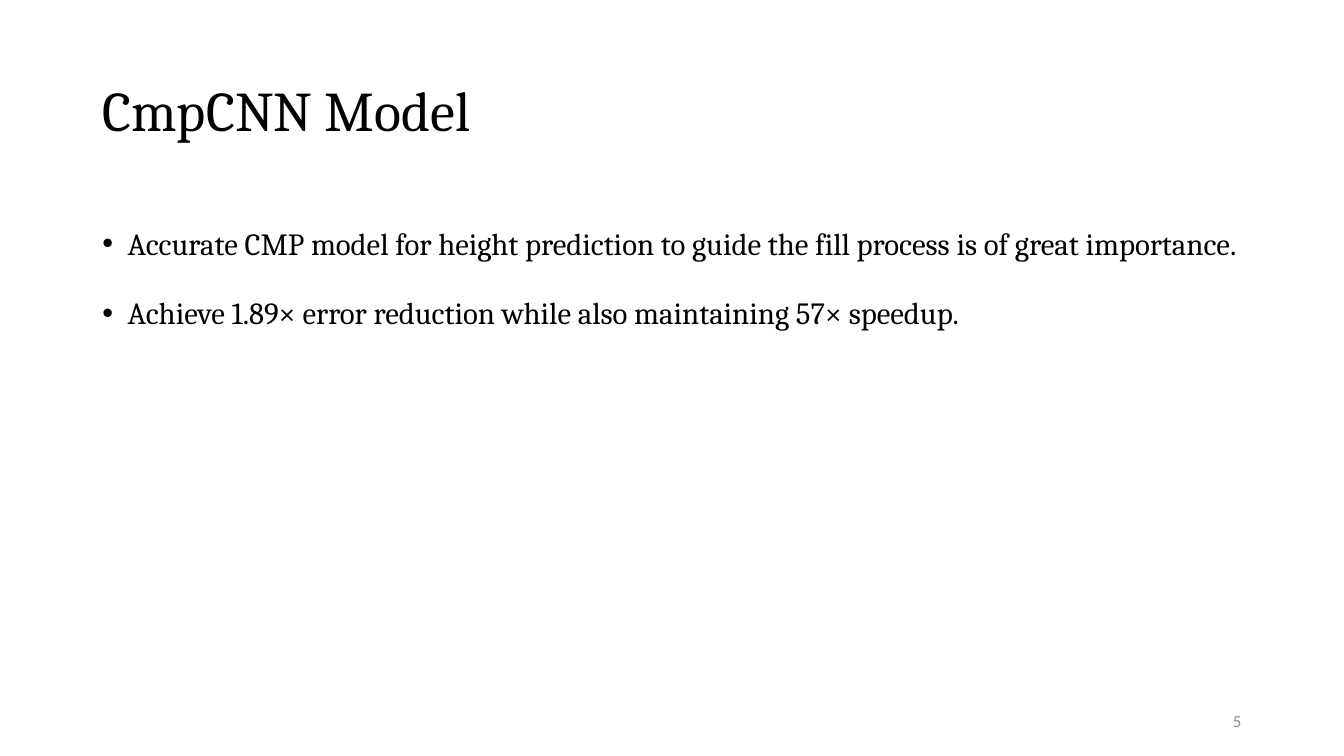
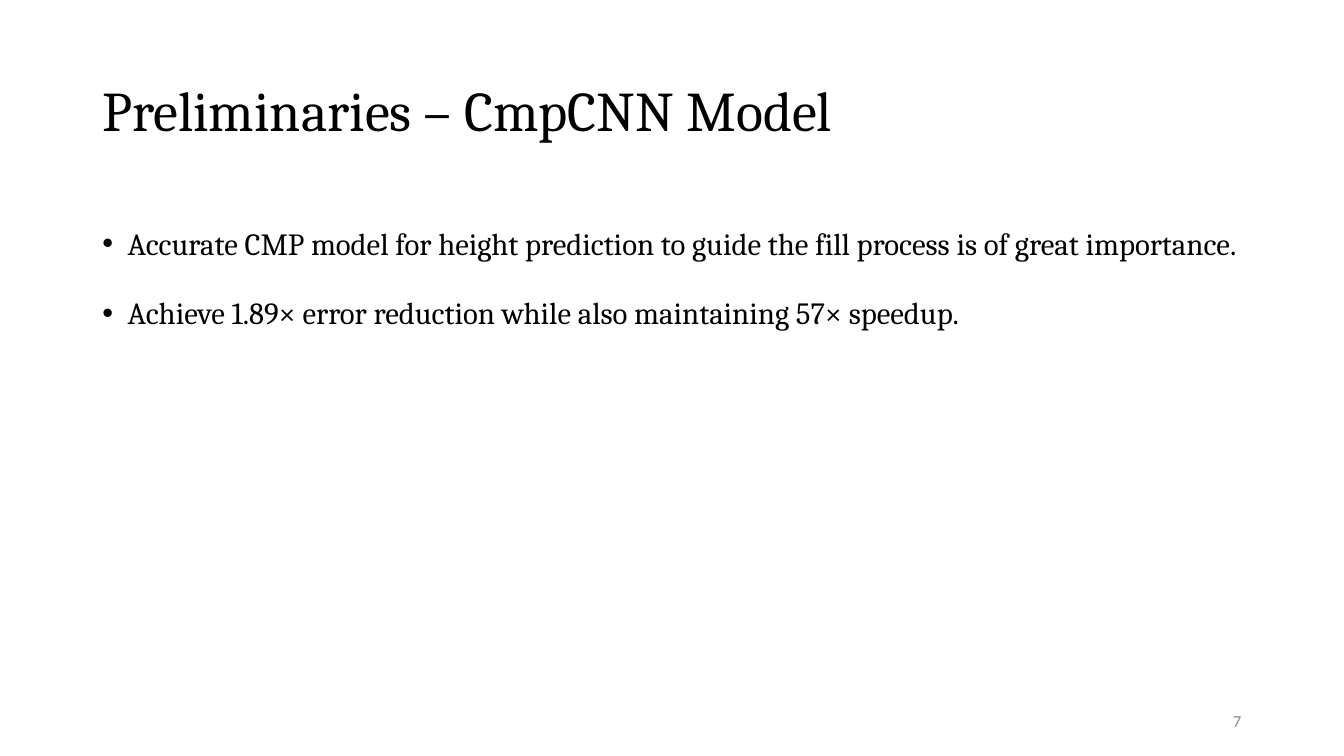
Before and after one commit to Pacific-Feng-Studuies/Studied-Papers, a slide deck: slide 8 of DAC2024/MOGA-CmpCNN/MOGA-CmpCNN A Multi-Objective Genetic Algorithm Intergrated with CmpCNN Model for CMP-Aware Metal Fill.pptx (slide 6 before the commit). Drawn at 1344x756 pixels with LibreOffice and Linux fonts; fonts in the diff are those of the drawing. Boxes give left, top, right and bottom in pixels: in the first picture for what was removed or moved away, otherwise in the second. Text is boxed around its words. In the diff, an @@ line names an element or a change of style, - is before the commit and + after.

```diff
--- a/DAC2024/MOGA-CmpCNN/MOGA-CmpCNN A Multi-Objective Genetic Algorithm Intergrated with CmpCNN Model for CMP-Aware Metal Fill.pptx
+++ b/DAC2024/MOGA-CmpCNN/MOGA-CmpCNN A Multi-Objective Genetic Algorithm Intergrated with CmpCNN Model for CMP-Aware Metal Fill.pptx
@@ title at <box>102,92,832,143</box>: text changed @@
-CmpCNN Model
+Preliminaries – CmpCNN Model
@@ page number at <box>1233,716,1241,727</box>: text changed @@
-5
+7
```
Also in this commit, not shown: 5 other slides changed, 5 slides added, 1 slide removed, 1 other file.
